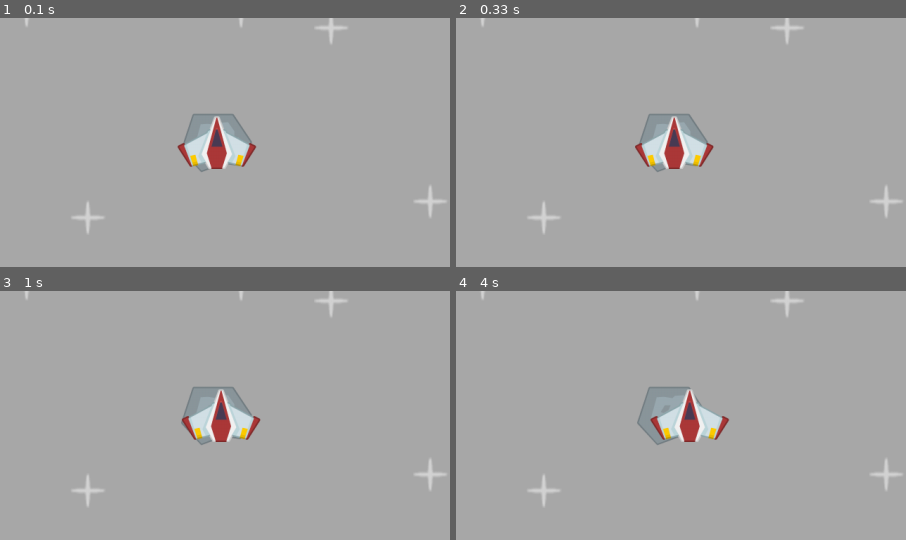
Above: before the commit, frames 1-4 (two rows, left to right).
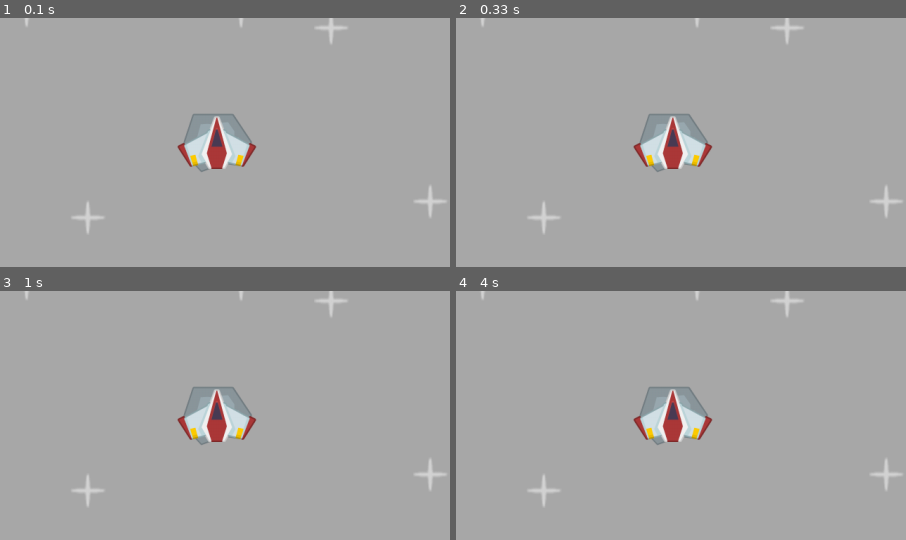
Above: after the commit, the same moments.

Repository: markgallant01/pygame_fun
Game: pygame game, started from main.py
Same seed, same stepped clock (60 frames per second), same inputs: the game is played once before the commit and once after it.
Inputs:
- Up to frame 1 (0.1 s): no input
- Up to frame 2 (0.33 s): no input
- Up to frame 3 (1 s): no input
- Up to frame 4 (4 s): no input
The pictures show only the part of the screen within x 26-76%, y 24-74%; the shares and areas given below are measured in that part.

Frame 1 is identical in both runs. In frame 2, 0.8% of the frame differs, in the area x 39-58%, y 39-61%; in frame 3, 1.5%; in frame 4, 2.6%, in the area x 39-61%, y 39-61%.

Commit message:
continue tutorial. clean up player logic by moving it into sprite class

Diff:
--- a/main.py
+++ b/main.py
@@ -11,11 +11,26 @@
 display_surface = pygame.display.set_mode((SCREEN_WIDTH, SCREEN_HEIGHT))
 pygame.display.set_caption("Space Shooter")
 running = True
+clock = pygame.time.Clock()
 
-# load images
-player_surface = pygame.image.load(
-    os.path.join('images', 'player.png')).convert_alpha()
-player_rect = player_surface.get_frect(center = SCREEN_CENTER)
+class Player(pygame.sprite.Sprite):
+    def __init__(self, group):
+        super().__init__(group)
+        self.image = pygame.image.load(
+            os.path.join('images', 'player.png')).convert_alpha()
+        self.rect = self.image.get_frect(center = SCREEN_CENTER)
+        self.direction = pygame.math.Vector2()
+        self.speed = 300
+
+    def move(self):
+        keys = pygame.key.get_pressed()
+        self.direction.x = int(keys[pygame.K_f]) - int(keys[pygame.K_s])
+        self.direction.y = int(keys[pygame.K_d]) - int(keys[pygame.K_e])
+        self.direction = self.direction.normalize() if self.direction else self.direction
+        self.rect.center += self.direction * self.speed * dt
+
+all_sprites = pygame.sprite.Group()
+player = Player(all_sprites)
 
 star_surface = pygame.image.load(
     os.path.join('images', 'star.png')).convert_alpha()
@@ -36,6 +51,8 @@
 
 bounce = False
 while running:
+    dt = clock.tick() / 1000
+
     # poll for events
     for event in pygame.event.get():
         if event.type == pygame.QUIT:
@@ -48,18 +65,11 @@
     for star_coord in star_coords:
         display_surface.blit(star_surface, star_coord)
 
-    if not bounce:
-        player_rect.right += 0.1
-        if player_rect.right >= SCREEN_WIDTH:
-            bounce = True
-    else:
-        player_rect.left -= 0.1
-        if player_rect.left <= 0:
-            bounce = False
+    player.move()
 
     display_surface.blit(meteor_surface, meteor_rect)
-    display_surface.blit(player_surface, player_rect)
     display_surface.blit(laser_surface, laser_rect)
+    all_sprites.draw(display_surface)
     pygame.display.update()
 
 pygame.quit()
